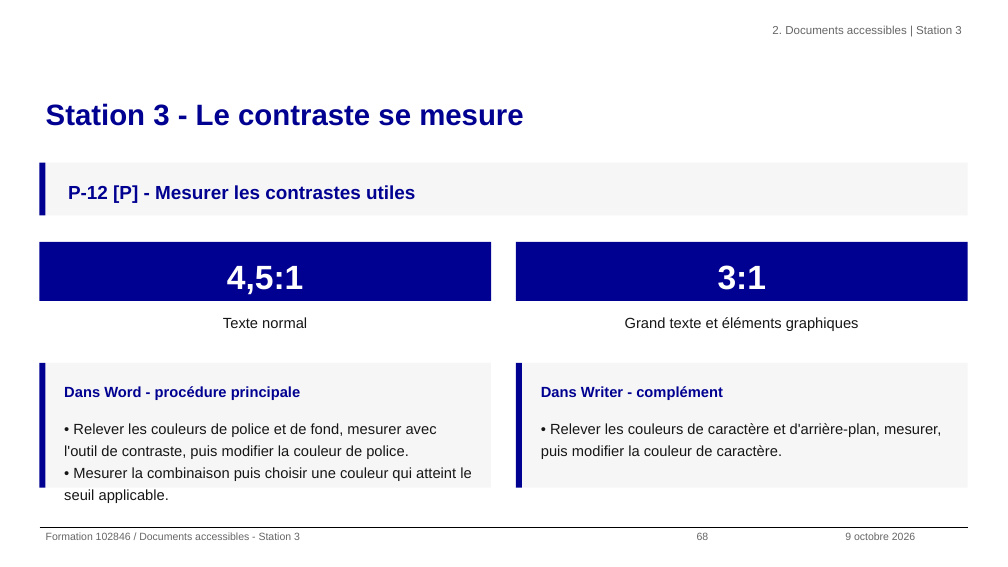
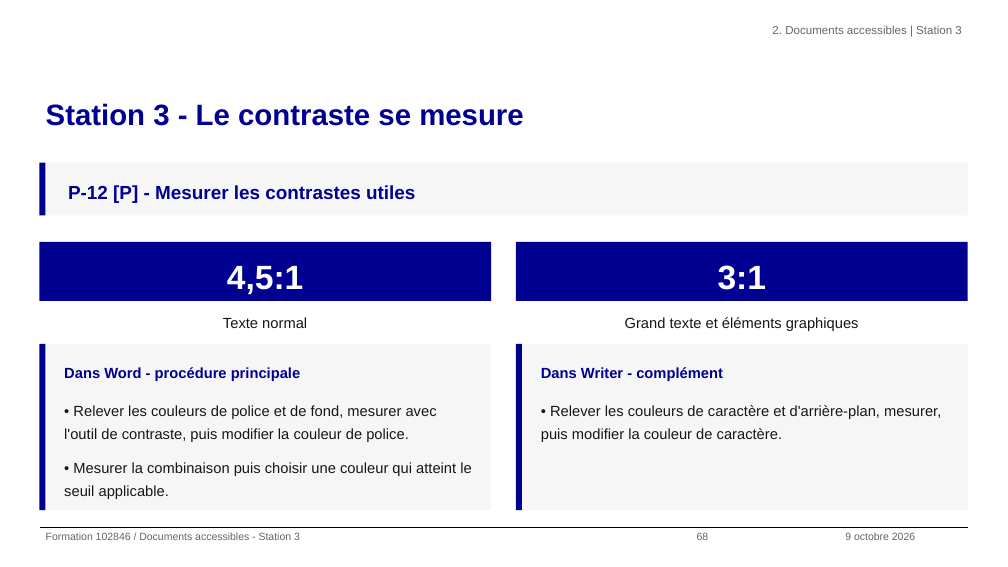
Before and after one commit to alexandra-guiderdoni/usine-fabrication-igpde-102846-ay11, a slide deck: slide 68 of livrables-IGPDE-2026-102846/Formateur/support-formation-102846-2026-IGPDE.pptx. Drawn at 1008x567 pixels with LibreOffice and Linux fonts; fonts in the diff are those of the drawing; background and template pictures are left out. Boxes give left, top, right and bottom in pixels: in the first picture for what was removed or moved away, otherwise in the second. Text is boxed around its words. In the diff, an @@ line names an element or a change of style, - is before the commit and + after.

```diff
--- a/livrables-IGPDE-2026-102846/Formateur/support-formation-102846-2026-IGPDE.pptx
+++ b/livrables-IGPDE-2026-102846/Formateur/support-formation-102846-2026-IGPDE.pptx
@@ rectangle: place and size @@
-rectangle at [39,363,45,488]
+rectangle at [39,344,45,510]
@@ rectangle: place and size @@
-rectangle at [45,363,491,488]
+rectangle at [45,344,491,510]
@@ text "Dans Word - procédure principale": place and size @@
-text "Dans Word - procédure principale" at [64,386,300,400]
+text "Dans Word - procédure principale" at [64,367,300,381]
@@ rectangle: place and size @@
-rectangle at [516,363,522,488]
+rectangle at [516,344,522,510]
@@ rectangle: place and size @@
-rectangle at [522,363,967,488]
+rectangle at [522,344,967,510]
@@ text "Dans Writer - complément": place and size @@
-text "Dans Writer - complément" at [541,386,723,400]
+text "Dans Writer - complément" at [541,367,723,381]
@@ text "• Relever les couleurs de ...": place and size @@
-text "• Relever les couleurs de ..." at [64,423,471,481]
+text "• Relever les couleurs de ..." at [64,405,471,499]
@@ text "• Relever les couleurs de ..." at [64,405,471,499]: line spacing 1.25 to 1.3; more space between paragraphs @@
@@ text "• Relever les couleurs de ..." at [541,405,941,442]: line spacing 1.25 to 1.3; more space between paragraphs @@
@@ text "• Relever les couleurs de ...": place and size @@
-text "• Relever les couleurs de ..." at [541,423,941,459]
+text "• Relever les couleurs de ..." at [541,405,941,442]
```
Also in this commit, not shown: 18 other slides changed, 29 other files.
